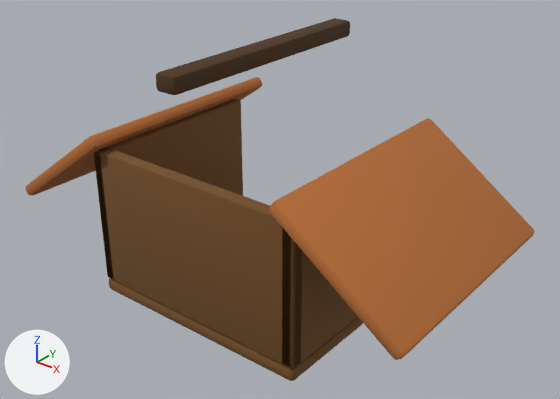
What one commit did to the glTF model assets/3d/final/prop_shelter.glb.
One viewpoint serves both versions: a camera (50 mm lens) standing at (3.13, -3.72, 3.05) and looking at (0.13, 0.03, 0.73). Every picture has the same lights, and +X, +Y and +Z are marked at lower left. The older version comes first. Where no turn or scale is listed for an object, it has been applied to the vertices.

Objects in the first picture: 'sh_floor', 'sh_ridge', 'sh_roof_l', 'sh_roof_r', 'sh_wall_b', 'sh_wall_l', 'sh_wall_r'.
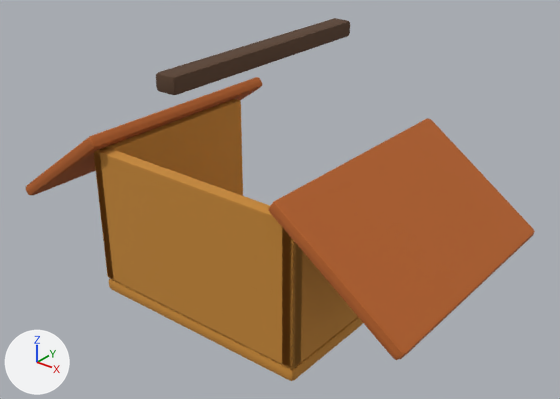
Pixel boxes [x1, y1, x2, y2] of what changed, in the pictures (560 x 399 px):
'sh_wall_b', recoloured (brown to orange): [94, 147, 302, 369] in both
'sh_wall_l', recoloured (brown to orange): [94, 99, 243, 279] in both
'sh_wall_r', recoloured (brown to orange): [282, 230, 358, 368] in both
'sh_floor', recoloured: [109, 278, 363, 381] in both

The change, as a list of edits to the scene's bpy script:
```text
Change mat_wood:
    mat_wood.base_color: (0.181, 0.0802, 0.0194) -> (0.584, 0.254, 0.0369)  # brown #765026 -> orange #c98a36
```
